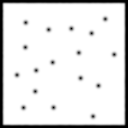
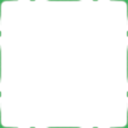
Before/after of a 128x128 layered artwork. What changed in the layer stack:
added layer "Livello Disegno 2" above "Livello Disegno 1" over 0, 0, 128, 128
hid "Livello Disegno 1", opacity 100% → 28% over 0, 0, 128, 128
